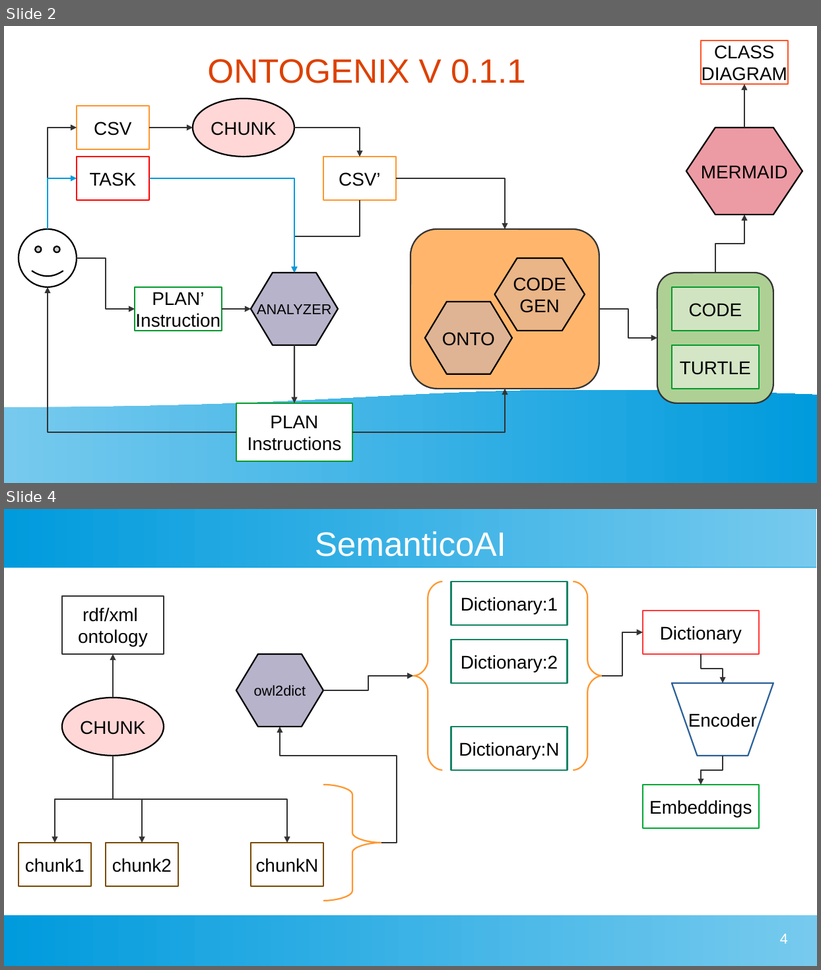
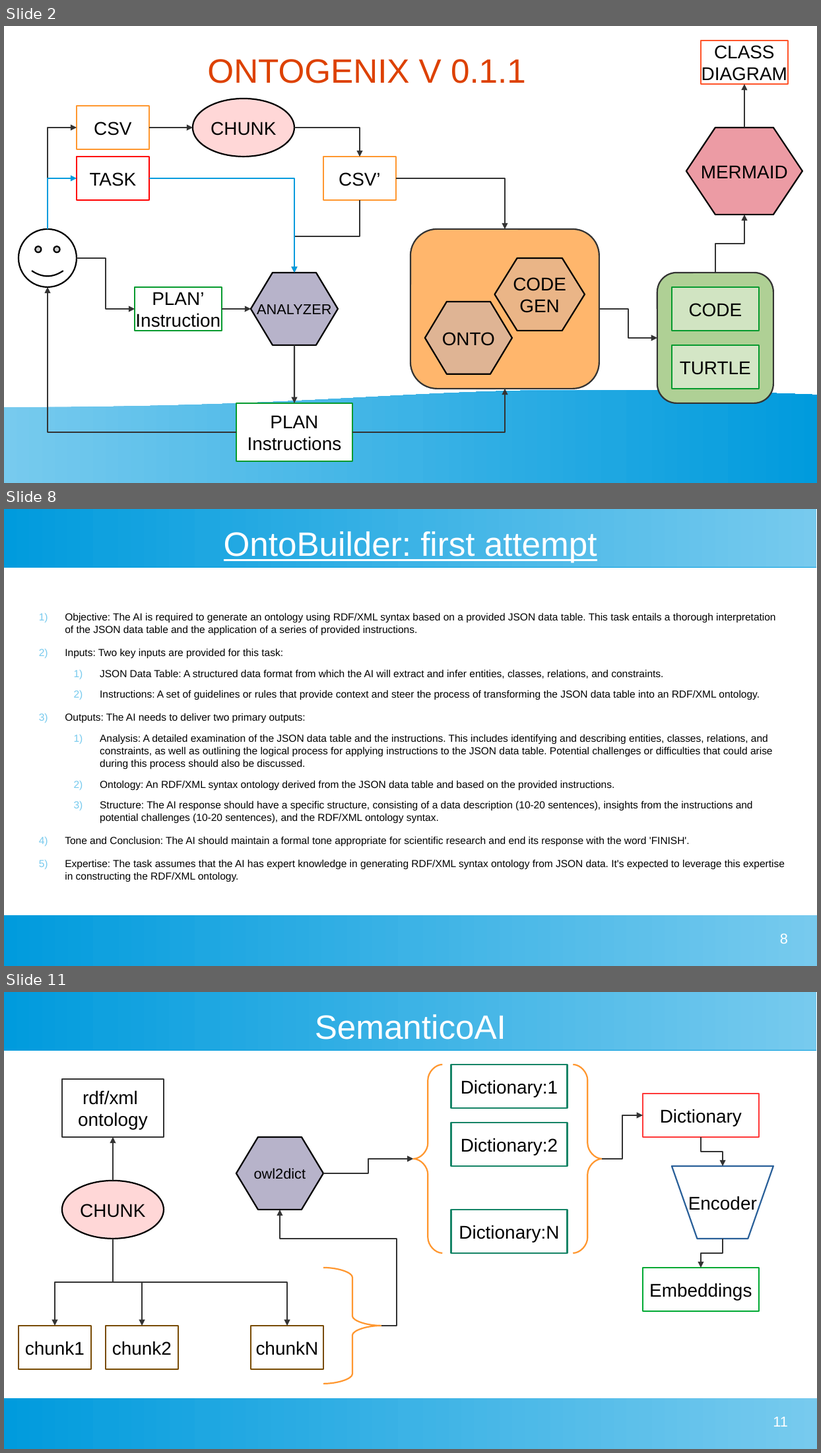
Before and after one commit to tecnomod-um/OntoGenix, a slide deck: IDEAS.odp. Shown one above the other, each under a label of ours: slides 2 and 4 before the commit, slides 2, 8 and 11 after it; the slides between them are not shown. The pictures are 821x970 and 821x1453 pixels, drawn with LibreOffice and Linux fonts; fonts in the diff are those of the drawing. Boxes give left, top, right and bottom in pixels: in the first picture for what was removed or moved away, otherwise in the second. Text is boxed around its words. In the diff, an @@ line names an element or a change of style, - is before the commit and + after.

Commit message:
updated the IDEAS graphical description of the project

```diff
--- a/IDEAS.odp
+++ b/IDEAS.odp
@@ slide 8 added at (4,509,817,966), background #FFFFFF; not listed: 2 template elements that a slide beside it also shows @@
@@ title added at (224,531,597,562), 33 pt, text #FFFFFF, underline @@
+OntoBuilder: first attempt
@@ text added at (65,613,785,882), 10 pt, text #000000 @@
+1) Objective: The AI is required to generate an ontology using RDF/XML syntax based on a provided JSON data table. This task entails a thorough interpretation of the JSON data table and the application of a series of provided instructions.
+2) Inputs: Two key inputs are provided for this task:
+  1) JSON Data Table: A structured data format from which the AI will extract and infer entities, classes, relations, and constraints.
+  2) Instructions: A set of guidelines or rules that provide context and steer the process of transforming the JSON data table into an RDF/XML ontology.
+3) Outputs: The AI needs to deliver two primary outputs:
+  1) Analysis: A detailed examination of the JSON data table and the instructions. This includes identifying and describing entities, classes, relations, and constraints, as well as outlining the logical process for applying instructions to the JSON data table. Potential challenges or difficulties that could arise during this process should also be discussed.
+  2) Ontology: An RDF/XML syntax ontology derived from the JSON data table and based on the provided instructions.
+  3) Structure: The AI response should have a specific structure, consisting of a data description (10-20 sentences), insights from the instructions and potential challenges (10-20 sentences), and the RDF/XML ontology syntax.
+4) Tone and Conclusion: The AI should maintain a formal tone appropriate for scientific research and end its response with the word 'FINISH'.
+5) Expertise: The task assumes that the AI has expert knowledge in generating RDF/XML syntax ontology from JSON data. It's expected to leverage this expertise in constructing the RDF/XML ontology.
@@ page number added at (780,934,788,944), 14 pt, text #FFFFFF @@
+8
@@ what was slide 4 is now slide 11 @@
@@ page number at (773,1417,788,1427): text changed @@
-4
+11
```
Also in this commit, not shown: 1 slide changed, 6 other slides added, 3 other files.
